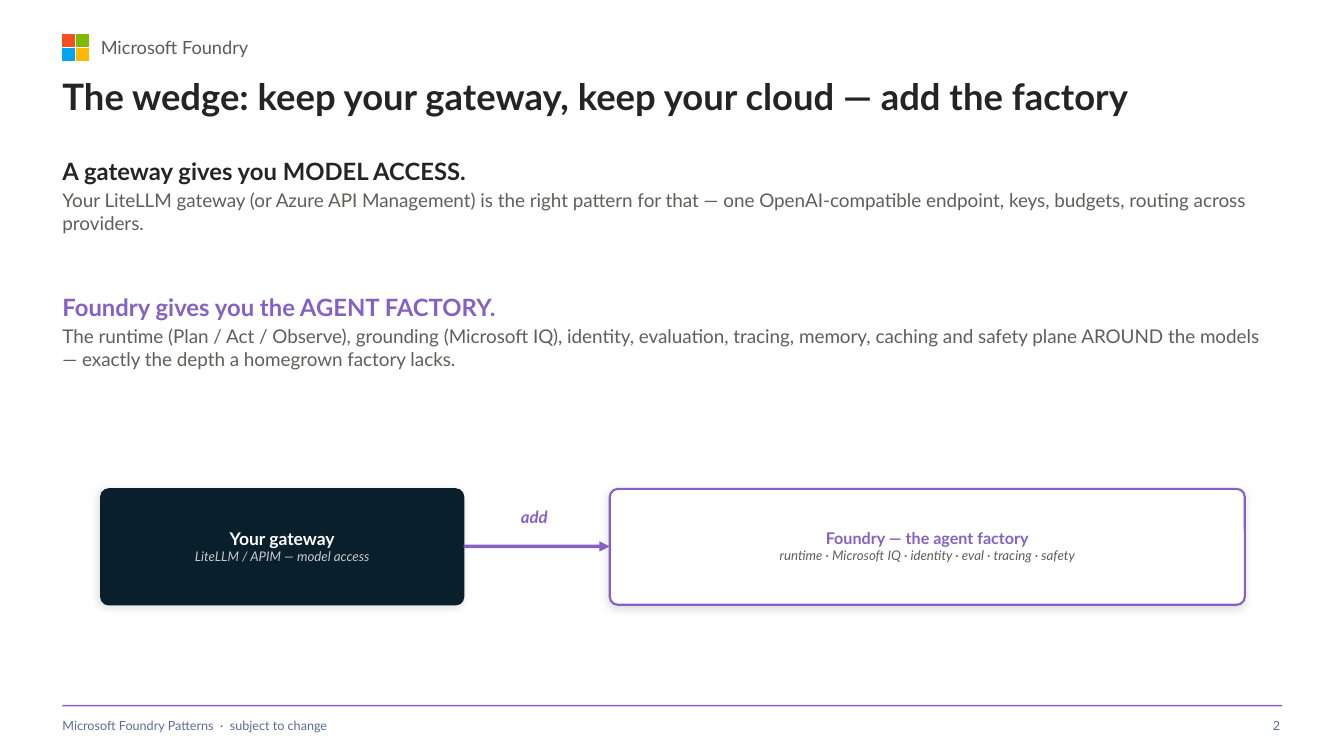
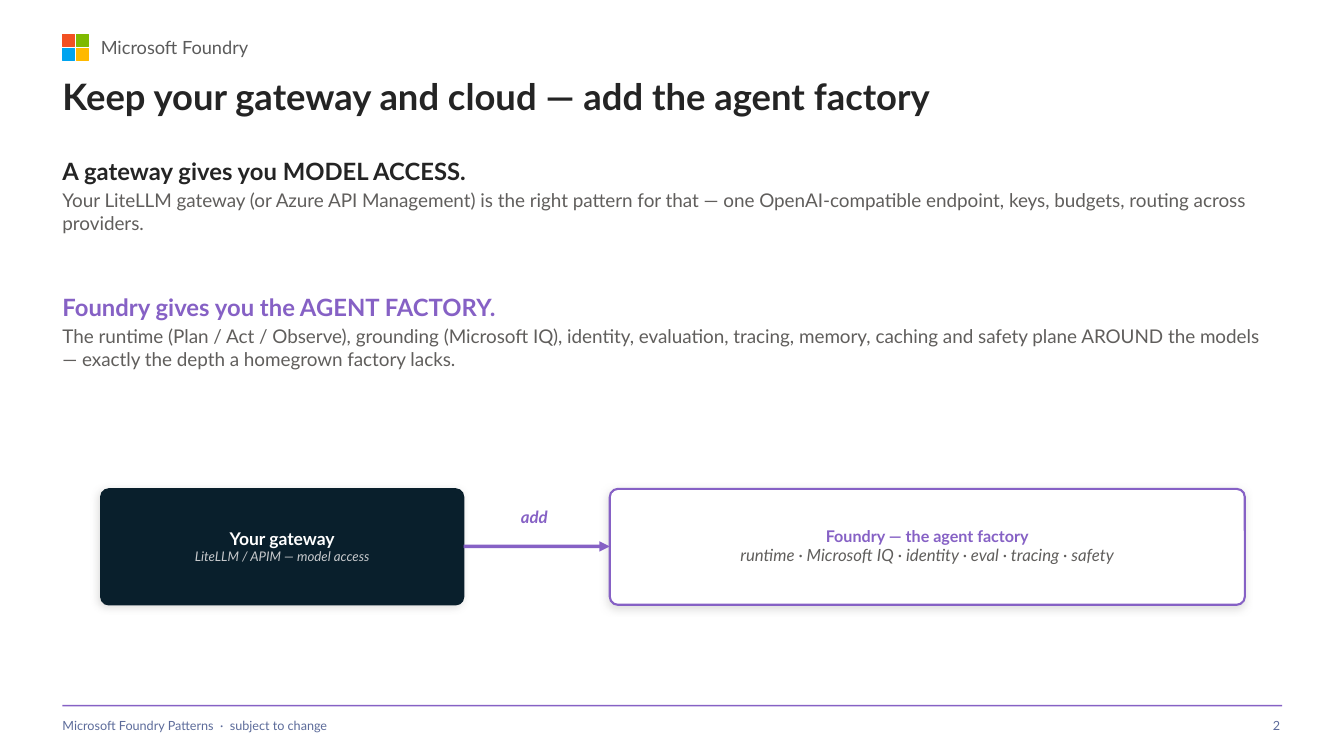
Before and after one commit to SridharArrabelly/foundry-pattern-library, a slide deck: slide 2 of foundry-patterns.pptx. Drawn at 1344x756 pixels with LibreOffice and Linux fonts; fonts in the diff are those of the drawing. Boxes give left, top, right and bottom in pixels: in the first picture for what was removed or moved away, otherwise in the second. Text is boxed around its words. In the diff, an @@ line names an element or a change of style, - is before the commit and + after.

```diff
--- a/foundry-patterns.pptx
+++ b/foundry-patterns.pptx
@@ text at (62,83,930,117): text changed @@
-The wedge: keep your gateway, keep your cloud — add the factory
+Keep your gateway and cloud — add the agent factory
@@ text at (740,548,1113,564): size 9.5 to 12 pt in "runtime · Microsoft IQ · identity · ..." @@
```
Also in this commit, not shown: 14 other slides changed, 49 other files.
